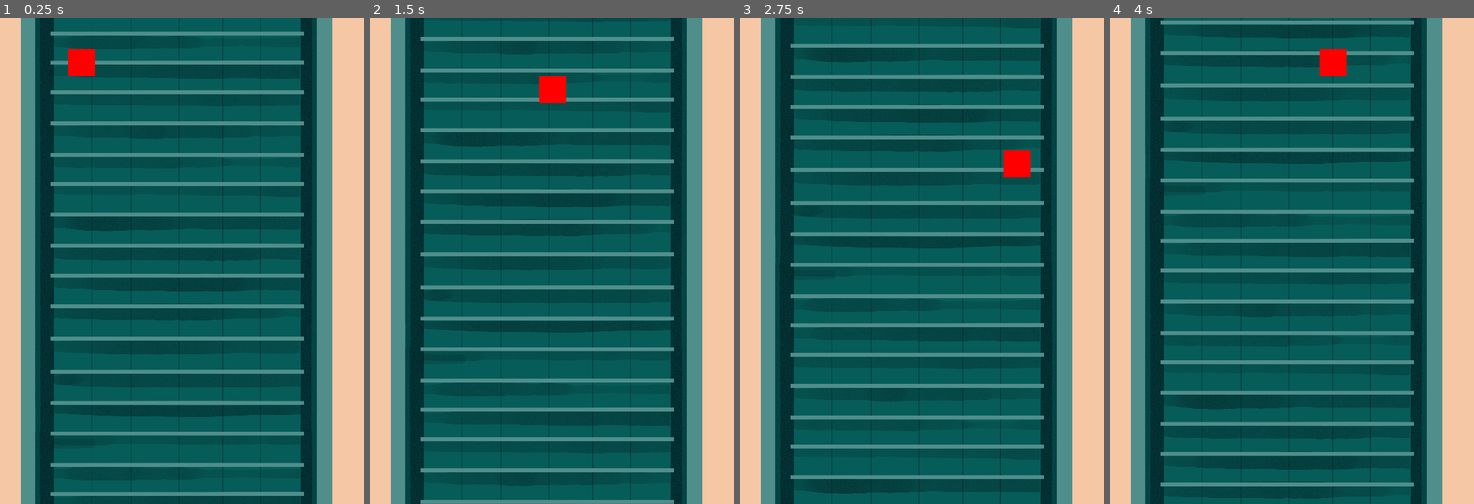
Above: before the commit, frames 1-4 (left to right).
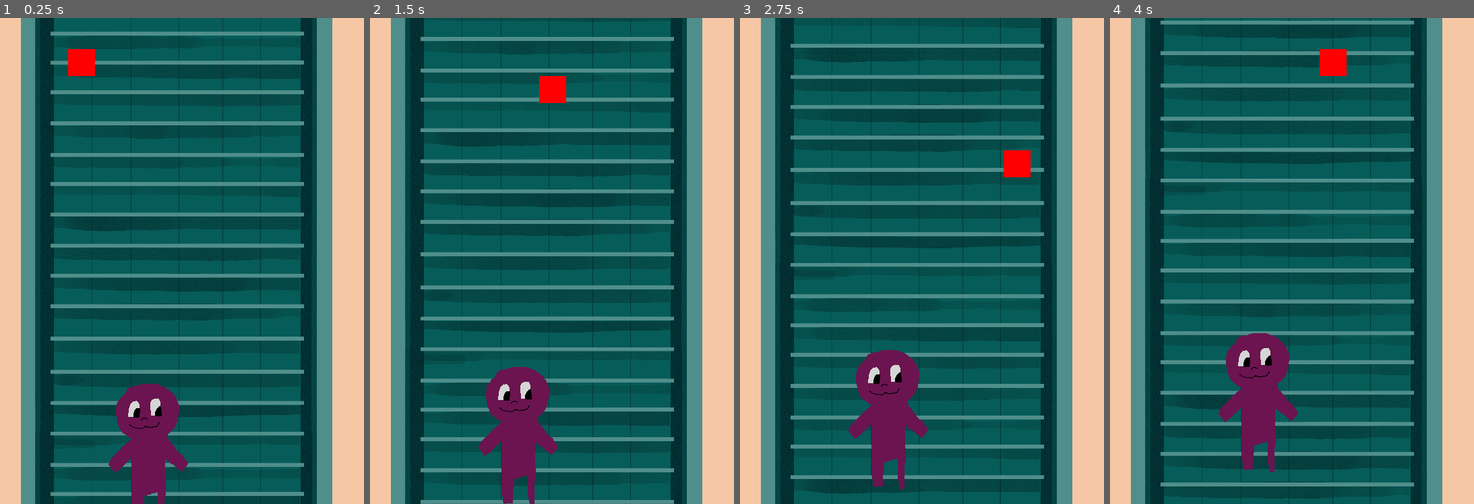
Above: after the commit, the same moments.

Repository: Beltenebr0s/LevelUpGameJam2025
Game: Godot game, scene res://scenes/game_scene.tscn
Same seed, same stepped clock (60 frames per second), same inputs: the game is played once before the commit and once after it. This scene is started directly instead of the project's main scene.
Inputs:
- Up to frame 1 (0.25 s): no input
- Up to frame 2 (1.5 s): hold Right (ui_right) 0.53-1.28 s; hold Down (ui_down) from 1.28 s (still down)
- Up to frame 3 (2.75 s): release Down (ui_down) at 2.03 s; hold Right (ui_right) from 2.03 s (still down)
- Up to frame 4 (4 s): release Right (ui_right) at 2.78 s; hold Up (ui_up) 2.78-3.53 s; hold Left (ui_left) from 3.53 s (still down)

The runs differ from the first frame. In frame 1, 3.2% of the frame differs, in the area x 29-52%, y 75-100%; in frame 2, 3.4%; in frame 3, 3.4%, in the area x 29-52%, y 68-97%; in frame 4, 3.4%.

Commit message:
Obstáculo y primer vecinito. Creo.

Diff:
--- a/project.godot
+++ b/project.godot
@@ -17,7 +17,8 @@
 
 [autoload]
 
-SceneManager="*res://scripts/scene_manager.gd"
+SceneManager="*res://scripts/globals/scene_manager.gd"
+Enums="*res://scripts/globals/enums.gd"
 
 [display]
 
--- /dev/null
+++ b/resources/VecinoNormal.tres
@@ -0,0 +1,11 @@
+[gd_resource type="Resource" script_class="ObstacleResource" load_steps=3 format=3 uid="uid://dpxq64k4uow6k"]
+
+[ext_resource type="Script" uid="uid://de0m2dpfd8tdn" path="res://scripts/obstaculos/ObstacleResource.gd" id="1_gxw1w"]
+[ext_resource type="Texture2D" uid="uid://bqhv1nuvkha5d" path="res://images/vecinito.png" id="2_hrk8i"]
+
+[resource]
+script = ExtResource("1_gxw1w")
+textura = ExtResource("2_hrk8i")
+direccion = 0
+velocidad = 20
+metadata/_custom_type_script = "uid://de0m2dpfd8tdn"
--- a/scenes/game_scene.tscn
+++ b/scenes/game_scene.tscn
@@ -1,7 +1,8 @@
-[gd_scene load_steps=3 format=3 uid="uid://fqhpfxc8csob"]
+[gd_scene load_steps=4 format=3 uid="uid://fqhpfxc8csob"]
 
-[ext_resource type="PackedScene" uid="uid://cknqw6jsupawj" path="res://scenes/escaleras.tscn" id="1_onqr8"]
+[ext_resource type="PackedScene" uid="uid://c2ji84bo7mt61" path="res://scenes/escaleras.tscn" id="1_onqr8"]
 [ext_resource type="PackedScene" uid="uid://bhi1ycdhp8w1b" path="res://scenes/jugador.tscn" id="2_ycayy"]
+[ext_resource type="PackedScene" uid="uid://7xj0vk0ffsjl" path="res://scenes/obstaculos/obstaculo.tscn" id="3_ycayy"]
 
 [node name="Game_scene" type="Node2D"]
 
@@ -9,3 +10,6 @@
 
 [node name="Jugador" parent="." instance=ExtResource("2_ycayy")]
 position = Vector2(100, 45)
+
+[node name="Obstaculo" parent="." instance=ExtResource("3_ycayy")]
+position = Vector2(222, 632)
--- /dev/null
+++ b/scenes/obstaculos/obstaculo.tscn
@@ -0,0 +1,14 @@
+[gd_scene load_steps=3 format=3 uid="uid://7xj0vk0ffsjl"]
+
+[ext_resource type="Script" uid="uid://b81mfopb5hcxu" path="res://scripts/obstaculos/obstaculo.gd" id="1_mgfdr"]
+[ext_resource type="Resource" uid="uid://dpxq64k4uow6k" path="res://resources/VecinoNormal.tres" id="2_r1ns0"]
+
+[node name="Obstaculo" type="Sprite2D"]
+script = ExtResource("1_mgfdr")
+obstacleResource = ExtResource("2_r1ns0")
+
+[node name="VisibleOnScreenNotifier2D" type="VisibleOnScreenNotifier2D" parent="."]
+position = Vector2(16.5, 20.5)
+scale = Vector2(1.65, 2.05)
+
+[connection signal="screen_exited" from="VisibleOnScreenNotifier2D" to="." method="_on_visible_on_screen_notifier_2d_screen_exited"]
--- /dev/null
+++ b/scripts/globals/enums.gd
@@ -0,0 +1,8 @@
+extends Node
+
+enum DireccionObstaculo
+{
+	DIRECCION_ASCENDENTE,
+	DIRECCION_DESCENDENTE,
+	DIRECCION_ESTATICO,
+}
--- /dev/null
+++ b/scripts/obstaculos/ObstacleResource.gd
@@ -0,0 +1,6 @@
+class_name ObstacleResource
+extends Resource
+
+@export var textura: Texture
+@export var direccion : Enums.DireccionObstaculo
+@export var velocidad : int
--- /dev/null
+++ b/scripts/obstaculos/obstaculo.gd
@@ -0,0 +1,27 @@
+extends Sprite2D
+class_name Obstaculo
+
+@export var obstacleResource : ObstacleResource
+signal collided_with_player
+
+func _ready():
+	texture = obstacleResource.textura
+
+func _process(delta):
+	move(delta)
+
+func move(delta):
+	var dir_vector
+	if (obstacleResource.direccion == Enums.DireccionObstaculo.DIRECCION_ASCENDENTE):
+		dir_vector = Vector2.UP
+	elif (obstacleResource.direccion == Enums.DireccionObstaculo.DIRECCION_DESCENDENTE):
+		dir_vector = Vector2.DOWN
+	else:
+		dir_vector = Vector2.UP
+	position += dir_vector.normalized() * obstacleResource.velocidad * delta
+
+func collision_with_player():
+	print("TODO: pues ver qué hacemos al chocar con el jugador")
+
+func _on_visible_on_screen_notifier_2d_screen_exited():
+	queue_free()
Binary file added: images/vecinito.png
Not shown, added: images/vecinito.png.import
Not shown, added: scripts/globals/enums.gd.uid
Not shown, added: scripts/obstaculos/ObstacleResource.gd.uid
Not shown, added: scripts/obstaculos/obstaculo.gd.uid
